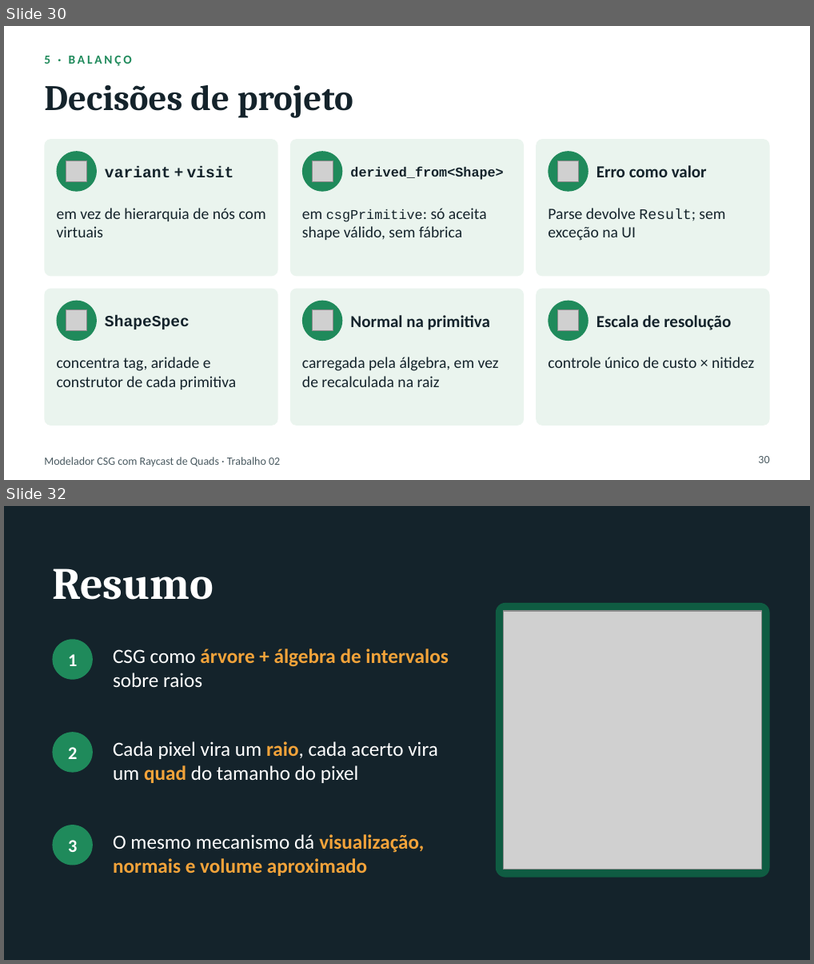
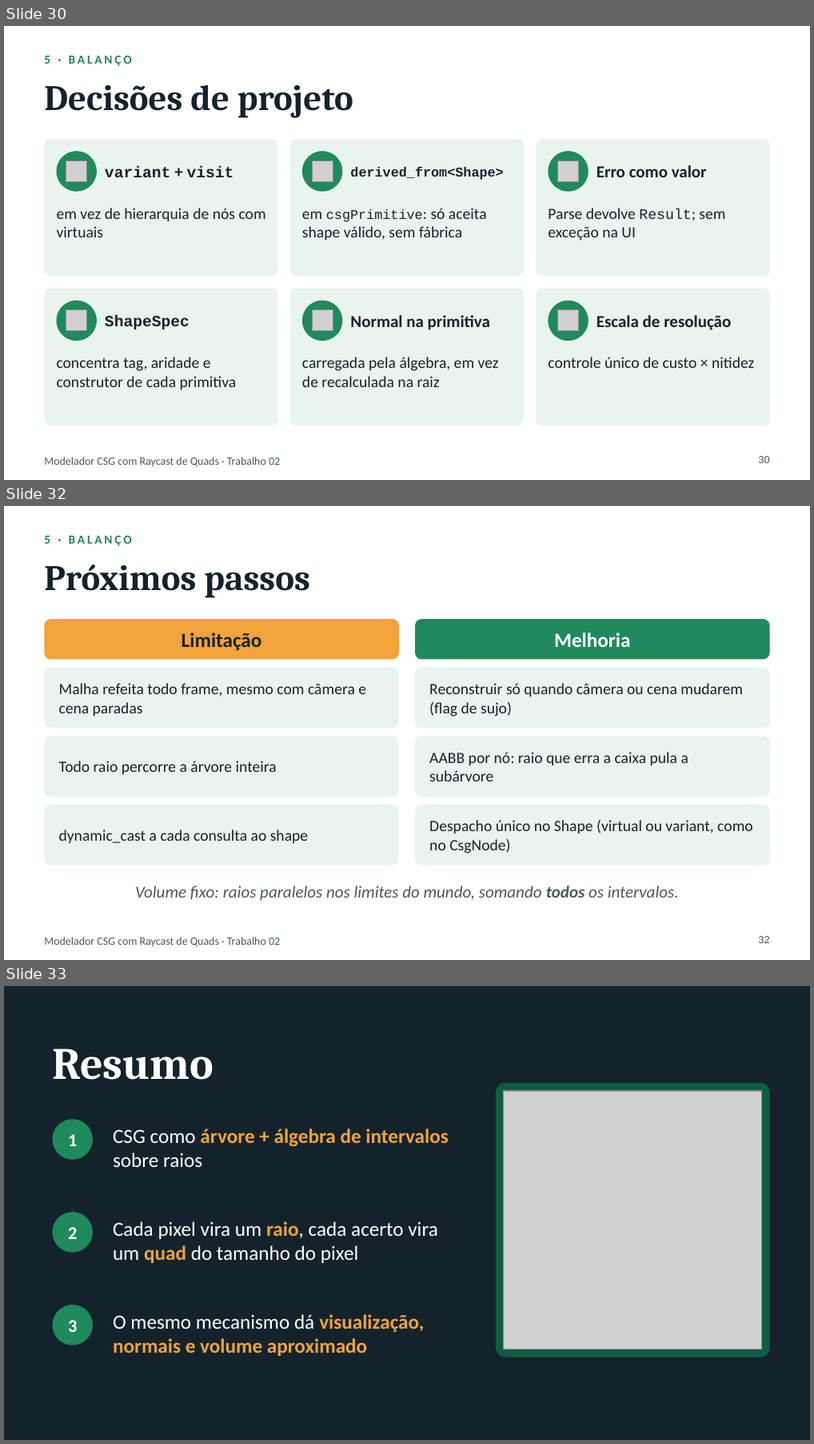
Before and after one commit to caiofelipempe/mdcc_mestrado_computacao_grafica, a slide deck: disciplines/modelagem_geometrica/trabalho_2/apresentacao.pptx. Shown one above the other, each under a label of ours: slides 30 and 32 before the commit, slides 30, 32 and 33 after it; the slides between them are not shown. The pictures are 814x964 and 814x1444 pixels, drawn with LibreOffice and Linux fonts; fonts in the diff are those of the drawing; grey boxes stand for pictures. Boxes give left, top, right and bottom in pixels: in the first picture for what was removed or moved away, otherwise in the second. Text is boxed around its words. In the diff, an @@ line names an element or a change of style, - is before the commit and + after.

```diff
--- a/disciplines/modelagem_geometrica/trabalho_2/apresentacao.pptx
+++ b/disciplines/modelagem_geometrica/trabalho_2/apresentacao.pptx
@@ slide 32 added at bbox=[4, 506, 810, 960], background #FFFFFF; not listed: 1 template element that a slide beside it also shows @@
@@ text added at bbox=[44, 536, 132, 546], 11 pt, text #1F8A5B, bold @@
+5 · BALANÇO
@@ title added at bbox=[44, 564, 310, 598], 32 pt, text #14232B, bold @@
+Próximos passos
@@ rounded rectangle added at bbox=[44, 619, 399, 660], fill #F2A33A @@
@@ rounded rectangle added at bbox=[415, 619, 770, 660], fill #1F8A5B @@
@@ text added at bbox=[182, 632, 262, 651], 18 pt, text #14232B, bold @@
+Limitação
@@ text added at bbox=[554, 632, 630, 647], 18 pt, text #FFFFFF, bold @@
+Melhoria
@@ rounded rectangle added at bbox=[44, 668, 399, 728], fill #EAF4EE @@
@@ rounded rectangle added at bbox=[415, 668, 770, 728], fill #EAF4EE @@
@@ text added at bbox=[59, 683, 366, 716], 14 pt, text #14232B @@
+Malha refeita todo frame, mesmo com câmera e cena paradas
@@ text added at bbox=[430, 683, 743, 716], 14 pt, text #14232B @@
+Reconstruir só quando câmera ou cena mudarem (flag de sujo)
@@ rounded rectangle added at bbox=[44, 736, 399, 796], fill #EAF4EE @@
@@ rounded rectangle added at bbox=[415, 736, 770, 796], fill #EAF4EE @@
@@ text added at bbox=[59, 760, 277, 774], 14 pt, text #14232B @@
+Todo raio percorre a árvore inteira
@@ text added at bbox=[430, 752, 689, 781], 14 pt, text #14232B @@
+AABB por nó: raio que erra a caixa pula a subárvore
@@ rounded rectangle added at bbox=[44, 804, 399, 865], fill #EAF4EE @@
@@ rounded rectangle added at bbox=[415, 804, 770, 865], fill #EAF4EE @@
@@ text added at bbox=[59, 829, 308, 843], 14 pt, text #14232B @@
+dynamic_cast a cada consulta ao shape
@@ text added at bbox=[430, 820, 754, 853], 14 pt, text #14232B @@
+Despacho único no Shape (virtual ou variant, como no CsgNode)
@@ text added at bbox=[135, 885, 679, 900], 15 pt, text #4A5A61, italic @@
+Volume fixo: raios paralelos nos limites do mundo, somando todos os intervalos.
@@ page number added at bbox=[758, 936, 770, 943], 10 pt, text #4A5A61 @@
+32
@@ what was slide 32 is now slide 33 @@
```
Also in this commit, not shown: 5 slides changed, 3 other files.
